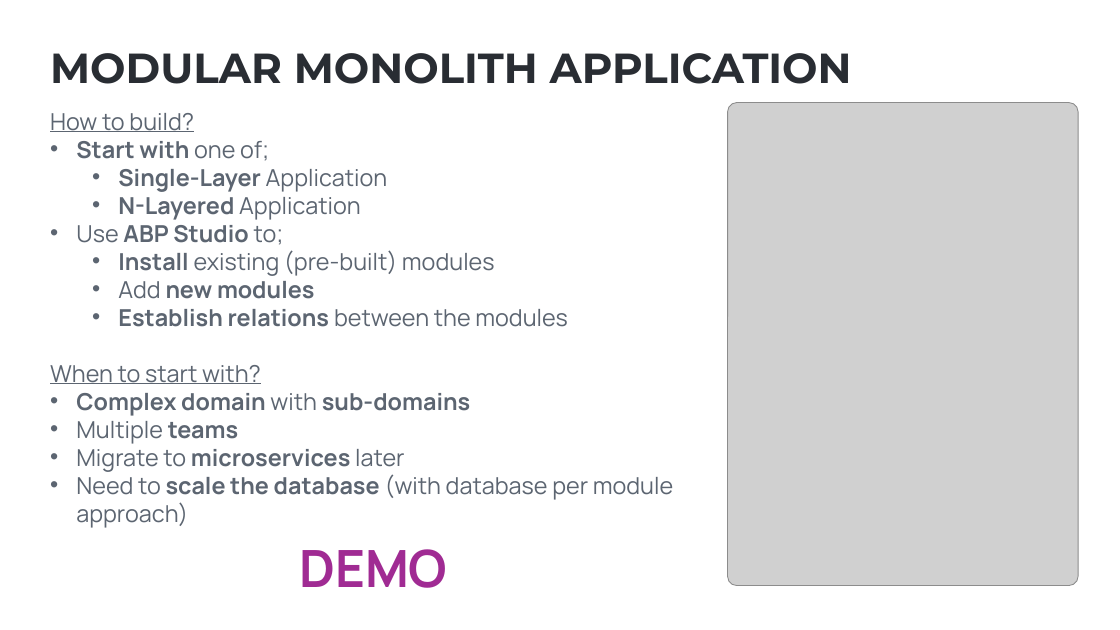
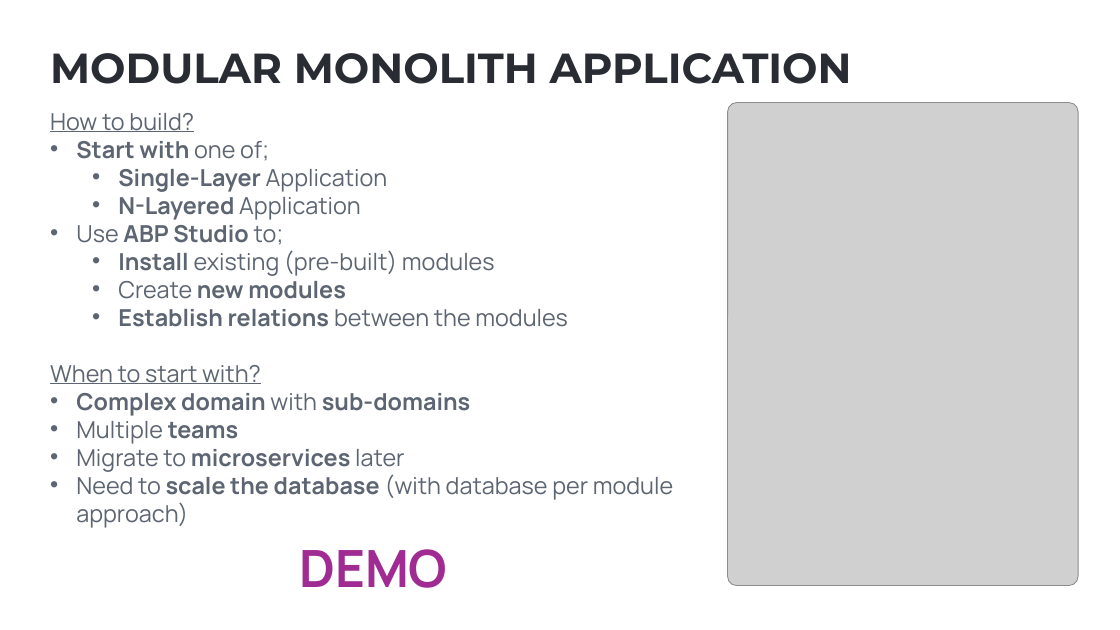
Before and after one commit to hikalkan/presentations, a slide deck: slide 7 of 2025-01-09 ABP Community Talks 2025.1/Which Architecture.pptx. Drawn at 1120x630 pixels with LibreOffice and Linux fonts; fonts in the diff are those of the drawing; grey boxes stand for pictures; background and template pictures are left out. Boxes give left, top, right and bottom in pixels: in the first picture for what was removed or moved away, otherwise in the second. Text is boxed around its words. In the diff, an @@ line names an element or a change of style, - is before the commit and + after.

```diff
--- a/2025-01-09 ABP Community Talks 2025.1/Which Architecture.pptx
+++ b/2025-01-09 ABP Community Talks 2025.1/Which Architecture.pptx
@@ text at (118,281,346,299): text changed @@
-  • Add new modules
+  • Create new modules
```
